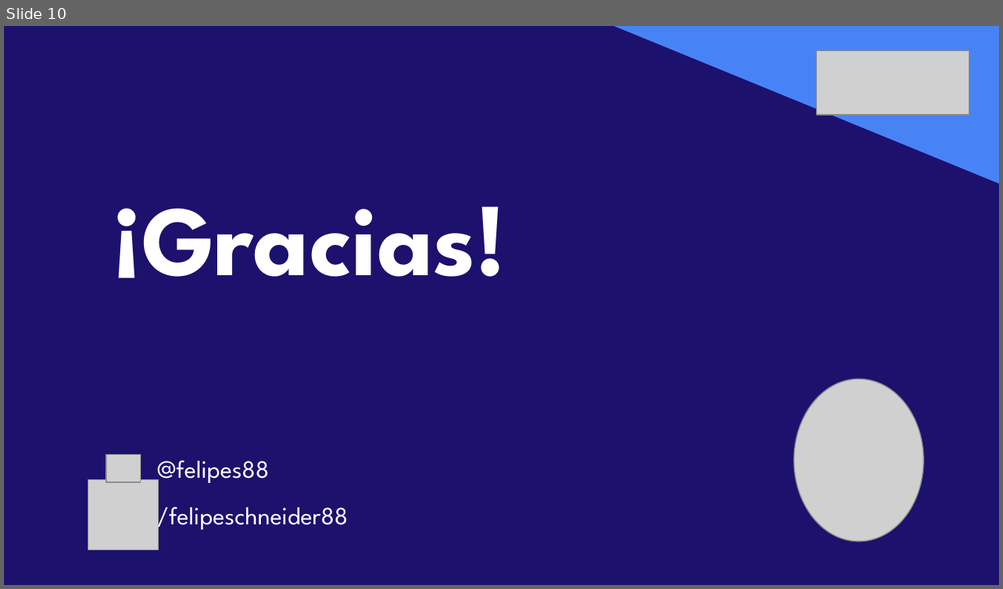
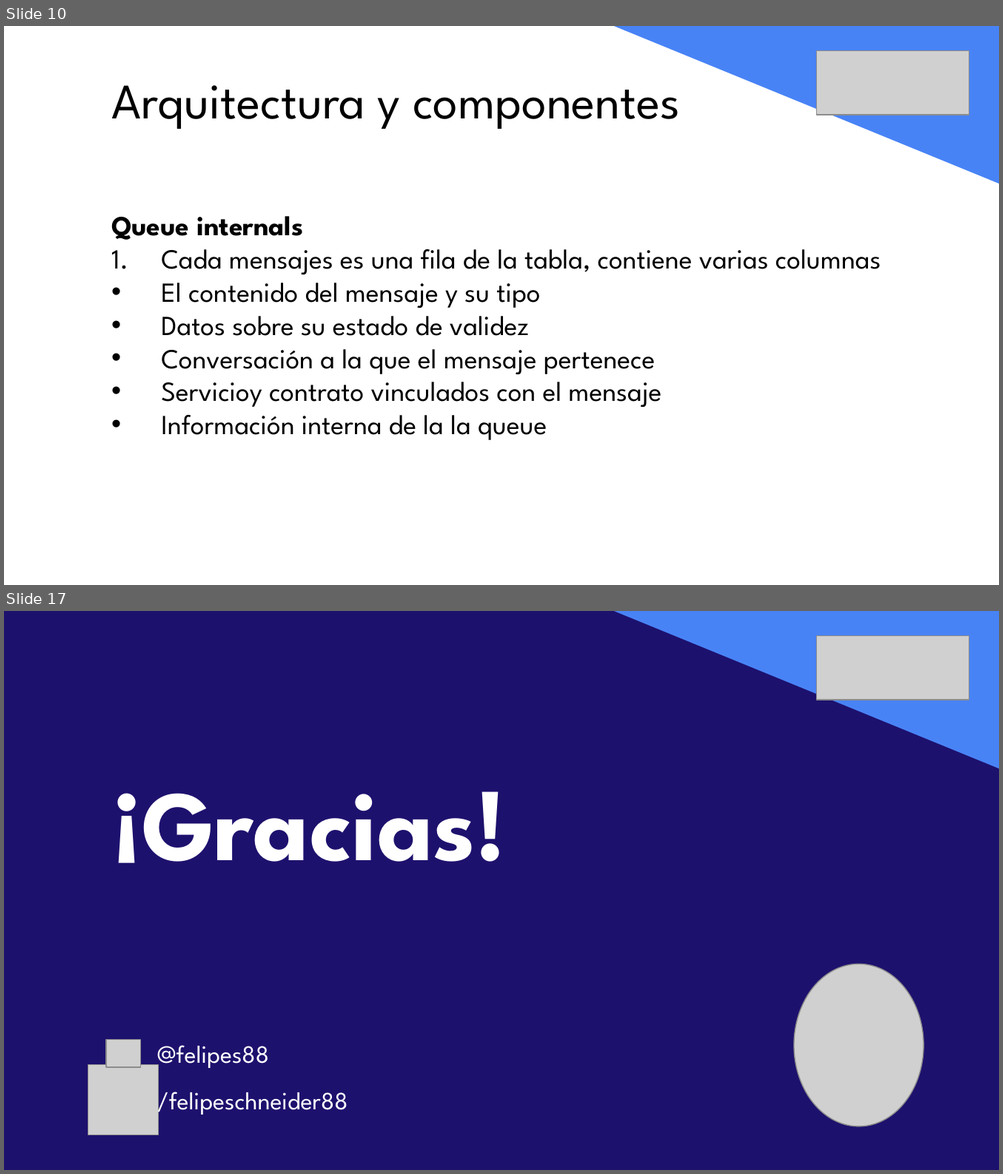
Before and after one commit to felipeschneider88/charlas, a slide deck: vOpen2019/vOpen19-UY-FelipeSchneider.pptx. Shown one above the other, each under a label of ours: slide 10 before the commit, slides 10 and 17 after it; the slides between them are not shown. The pictures are 1003x589 and 1003x1174 pixels, drawn with LibreOffice and Linux fonts; fonts in the diff are those of the drawing; grey boxes stand for pictures. Boxes give left, top, right and bottom in pixels: in the first picture for what was removed or moved away, otherwise in the second. Text is boxed around its words. In the diff, an @@ line names an element or a change of style, - is before the commit and + after.

Commit message:
Presentacion final
Se agregó imagen de arquitectura y se modifico script para que use la base HolaMundo

```diff
--- a/vOpen2019/vOpen19-UY-FelipeSchneider.pptx
+++ b/vOpen2019/vOpen19-UY-FelipeSchneider.pptx
@@ slide 10 added at <box>4,26,999,585</box>, background #FFFFFF @@
@@ right triangle added at <box>614,26,999,184</box>, fill #4883F6 @@
@@ picture added at <box>817,51,970,115</box> @@
@@ text added at <box>111,85,680,129</box>, 36 pt, text #000000 @@
+Arquitectura y componentes
@@ text added at <box>111,216,881,440</box>, 20 pt, text #000000 @@
+Queue internals
+1. Cada mensajes es una fila de la tabla, contiene varias columnas
+  • El contenido del mensaje y su tipo
+  • Datos sobre su estado de validez
+  • Conversación a la que el mensaje pertenece
+  • Servicioy contrato vinculados con el mensaje
+  • Información interna de la la queue
@@ what was slide 10 is now slide 17 @@
```
Also in this commit, not shown: 2 slides changed, 10 other slides added, 4 slides removed, 2 other files.
